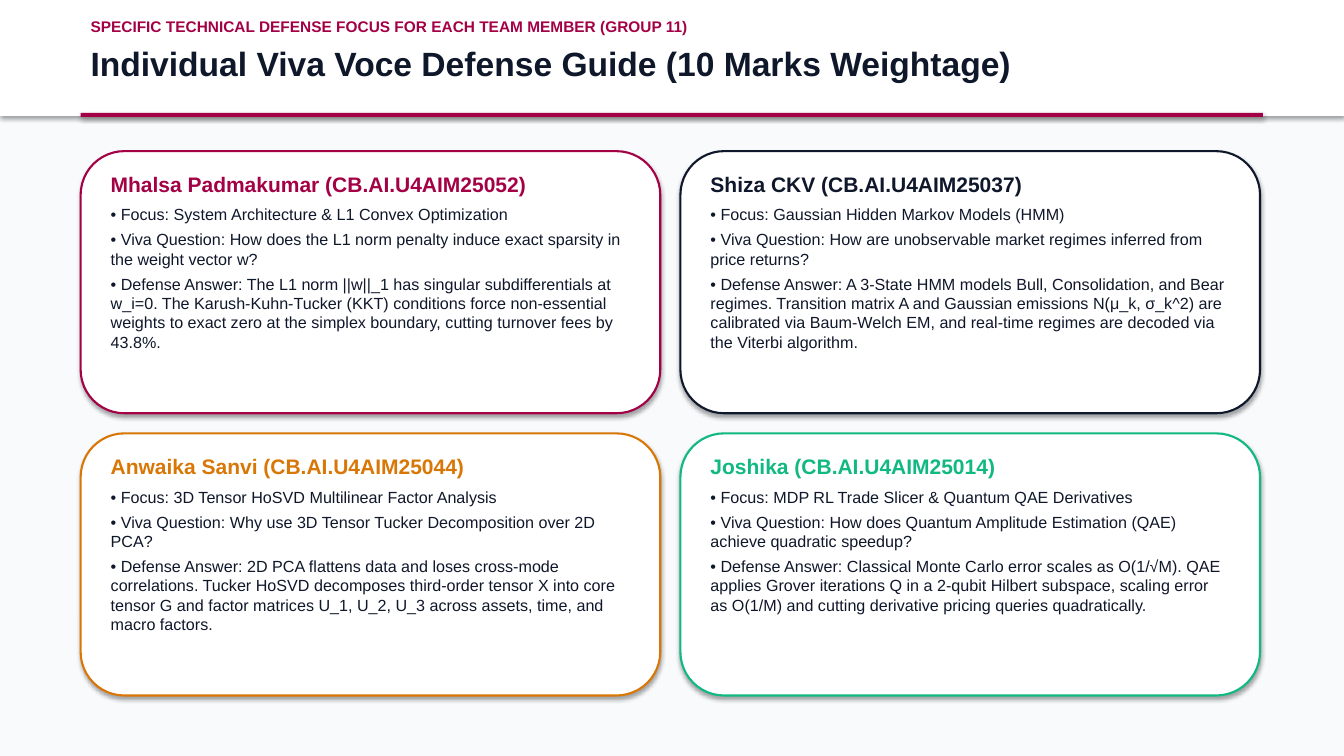
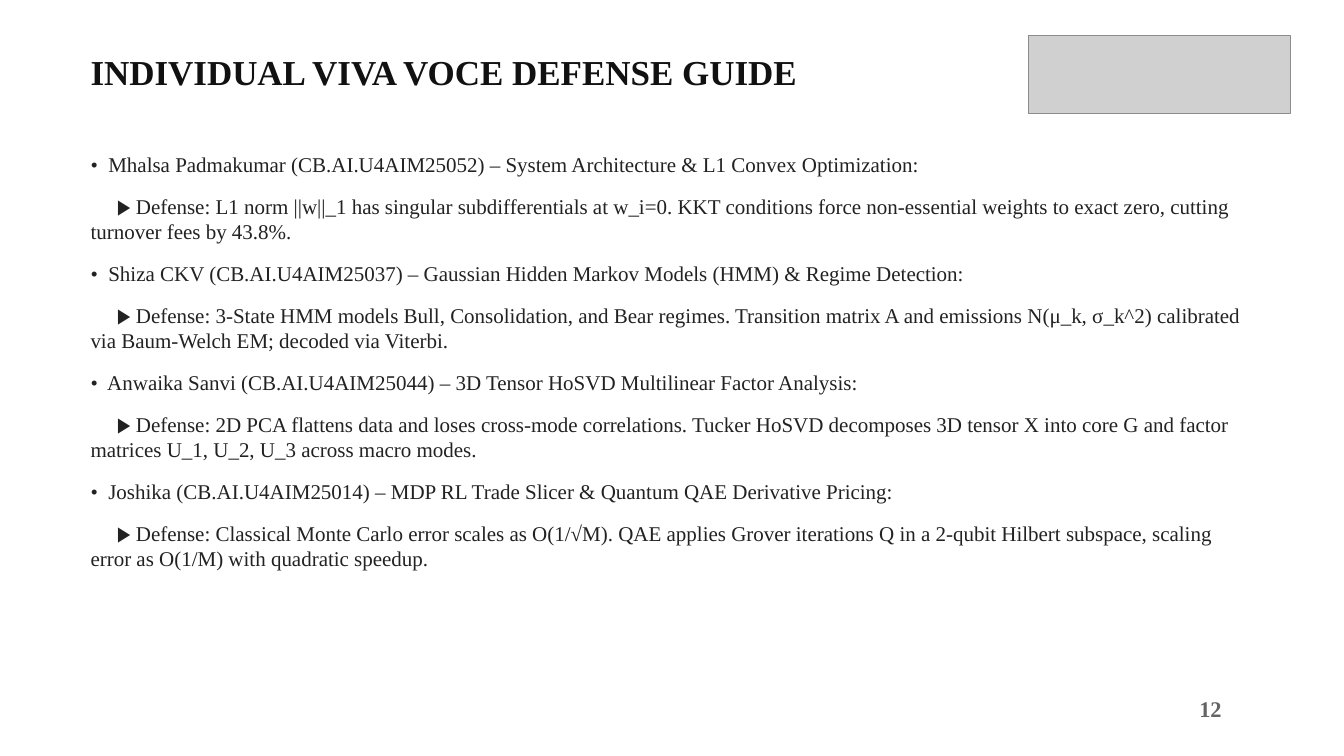
Before and after one commit to mhalsa-aine/SparsioQ-Platform, a slide deck: slide 13 of SparsioQ_Final_Project_Review_Presentation.pptx. Drawn at 1344x756 pixels with LibreOffice and Linux fonts; fonts in the diff are those of the drawing; grey boxes stand for pictures. Boxes give left, top, right and bottom in pixels: in the first picture for what was removed or moved away, otherwise in the second. Text is boxed around its words. In the diff, an @@ line names an element or a change of style, - is before the commit and + after.

```diff
--- a/SparsioQ_Final_Project_Review_Presentation.pptx
+++ b/SparsioQ_Final_Project_Review_Presentation.pptx
@@ rectangle at box(0, 0, 1344, 756): fill #F8FAFC to #FFFFFF @@
@@ rectangle removed at box(0, 0, 1344, 116) @@
@@ text removed at box(91, 21, 687, 35) @@
-SPECIFIC TECHNICAL DEFENSE FOCUS FOR EACH TEAM MEMBER (GROUP 11)
@@ picture added at box(1028, 35, 1291, 114) @@
@@ text at box(91, 62, 797, 86): text changed; size 24 to 25 pt; font Arial to Times New Roman; text colour #0F172A to #111111 @@
-Individual Viva Voce Defense Guide (10 Marks Weightage)
+INDIVIDUAL VIVA VOCE DEFENSE GUIDE
@@ rectangle removed at box(81, 113, 1263, 117) @@
@@ rounded rectangle removed at box(81, 151, 660, 413) @@
@@ text added at box(91, 157, 1240, 571), 15 pt, text #222222 @@
+• Mhalsa Padmakumar (CB.AI.U4AIM25052) – System Architecture & L1 Convex Optimization:
+▶ Defense: L1 norm ||w||_1 has singular subdifferentials at w_i=0. KKT conditions force non-essential weights to exact zero, cutting turnover fees by 43.8%.
+• Shiza CKV (CB.AI.U4AIM25037) – Gaussian Hidden Markov Models (HMM) & Regime Detection:
+▶ Defense: 3-State HMM models Bull, Consolidation, and Bear regimes. Transition matrix A and emissions N(μ_k, σ_k^2) calibrated via Baum-Welch EM; decoded via Viterbi.
+• Anwaika Sanvi (CB.AI.U4AIM25044) – 3D Tensor HoSVD Multilinear Factor Analysis:
+▶ Defense: 2D PCA flattens data and loses cross-mode correlations. Tucker HoSVD decomposes 3D tensor X into core G and factor matrices U_1, U_2, U_3 across macro modes.
+• Joshika (CB.AI.U4AIM25014) – MDP RL Trade Slicer & Quantum QAE Derivative Pricing:
+▶ Defense: Classical Monte Carlo error scales as O(1/√M). QAE applies Grover iterations Q in a 2-qubit Hilbert subspace, scaling error as O(1/M) with quadratic speedup.
@@ text removed at box(111, 176, 621, 348) @@
-Mhalsa Padmakumar (CB.AI.U4AIM25052)
-• Focus: System Architecture & L1 Convex Optimization
-• Viva Question: How does the L1 norm penalty induce exact sparsity in the weight vector w?
-• Defense Answer: The L1 norm ||w||_1 has singular subdifferentials at w_i=0. The Karush-Kuhn-Tucker (KKT) conditions force non-essential weights to exact zero at the simplex boundary, cutting turnover fees by 43.8%.
@@ rounded rectangle removed at box(681, 151, 1260, 413) @@
@@ text removed at box(710, 176, 1224, 352) @@
-Shiza CKV (CB.AI.U4AIM25037)
-• Focus: Gaussian Hidden Markov Models (HMM)
-• Viva Question: How are unobservable market regimes inferred from price returns?
-• Defense Answer: A 3-State HMM models Bull, Consolidation, and Bear regimes. Transition matrix A and Gaussian emissions N(μ_k, σ_k^2) are calibrated via Baum-Welch EM, and real-time regimes are decoded via the Viterbi algorithm.
@@ rounded rectangle removed at box(81, 434, 660, 696) @@
@@ rounded rectangle removed at box(681, 434, 1260, 696) @@
@@ text removed at box(111, 458, 615, 630) @@
-Anwaika Sanvi (CB.AI.U4AIM25044)
-• Focus: 3D Tensor HoSVD Multilinear Factor Analysis
-• Viva Question: Why use 3D Tensor Tucker Decomposition over 2D PCA?
-• Defense Answer: 2D PCA flattens data and loses cross-mode correlations. Tucker HoSVD decomposes third-order tensor X into core tensor G and factor matrices U_1, U_2, U_3 across assets, time, and macro factors.
@@ text removed at box(710, 458, 1220, 614) @@
-Joshika (CB.AI.U4AIM25014)
-• Focus: MDP RL Trade Slicer & Quantum QAE Derivatives
-• Viva Question: How does Quantum Amplitude Estimation (QAE) achieve quadratic speedup?
-• Defense Answer: Classical Monte Carlo error scales as O(1/√M). QAE applies Grover iterations Q in a 2-qubit Hilbert subspace, scaling error as O(1/M) and cutting derivative pricing queries quadratically.
@@ text added at box(1199, 702, 1221, 717), 16 pt, text #646464, bold @@
+12
```
Also in this commit, not shown: 10 other slides changed, 2 slides added, 2 slides removed.
